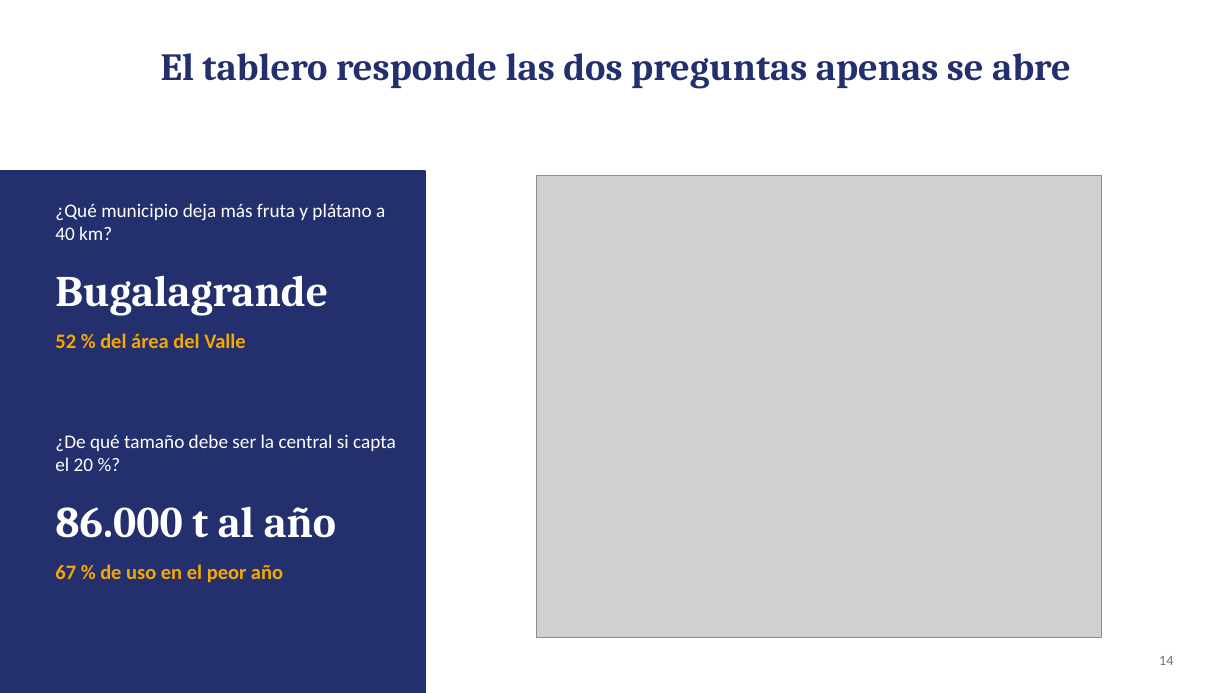
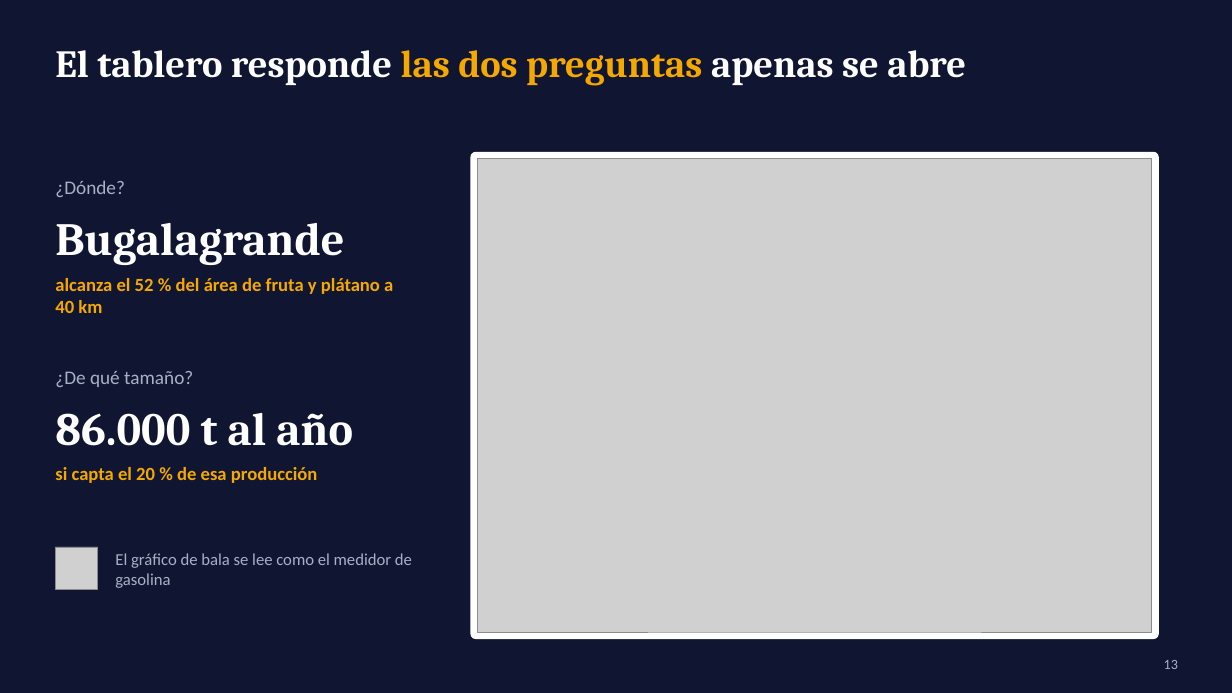
Before and after one commit to CeyniPBH/MingaData_PI, a slide deck: slide 14 of docs/informe_final/Sustentacion_MingaData.pptx. Drawn at 1232x693 pixels with LibreOffice and Linux fonts; fonts in the diff are those of the drawing; grey boxes stand for pictures. Boxes give left, top, right and bottom in pixels: in the first picture for what was removed or moved away, otherwise in the second. Text is boxed around its words. In the diff, an @@ line names an element or a change of style, - is before the commit and + after.

```diff
--- a/docs/informe_final/Sustentacion_MingaData.pptx
+++ b/docs/informe_final/Sustentacion_MingaData.pptx
@@ background #FFFFFF to #101632 @@
@@ title "El tablero responde las dos ..." at [55,50,966,86]: text colour #24306E to #FFFFFF in "El tablero responde apenas se abre"; text colour #24306E to #F5A800 in "las dos preguntas"; alignment centre to left @@
@@ rectangle removed at [0,171,425,693] @@
@@ rounded rectangle added at [471,152,1159,639], fill #FFFFFF, outline #FFFFFF 1 pt @@
@@ picture: place and size @@
-picture at [537,176,1103,638]
+picture at [478,159,1153,632]
@@ text "Bugalagrande": place and size @@
-text "Bugalagrande" at [55,275,328,316]
+text "Bugalagrande" at [55,223,344,265]
@@ text "Bugalagrande" at [55,223,344,265]: size 34 to 36 pt; vertical alignment top to middle @@
@@ text at [55,180,125,197]: text changed; text colour #FFFFFF to #A8B0C8 @@
-¿Qué municipio deja más fruta y plátano a 40 km?
+¿Dónde?
@@ text at [55,278,393,313]: text changed; size 16 to 14.5 pt @@
-52 % del área del Valle
+alcanza el 52 % del área de fruta y plátano a 40 km
@@ text at [55,371,193,387]: text changed; text colour #FFFFFF to #A8B0C8 @@
-¿De qué tamaño debe ser la central si capta el 20 %?
+¿De qué tamaño?
@@ text "86.000 t al año" at [55,413,353,446]: size 34 to 36 pt; vertical alignment top to middle @@
@@ text "86.000 t al año": place and size @@
-text "86.000 t al año" at [55,506,336,538]
+text "86.000 t al año" at [55,413,353,446]
@@ text at [55,467,318,483]: text changed; size 16 to 14.5 pt @@
-67 % de uso en el peor año
+si capta el 20 % de esa producción
@@ picture added at [55,547,98,590] @@
@@ text added at [115,553,412,588], 13 pt, text #A8B0C8 @@
+El gráfico de bala se lee como el medidor de gasolina
@@ page number removed at [1159,656,1173,665] @@
-14
@@ text added at [1164,660,1178,669], 11 pt, text #A8B0C8 @@
+13
```
Also in this commit, not shown: 17 other slides changed, 3 other files.
